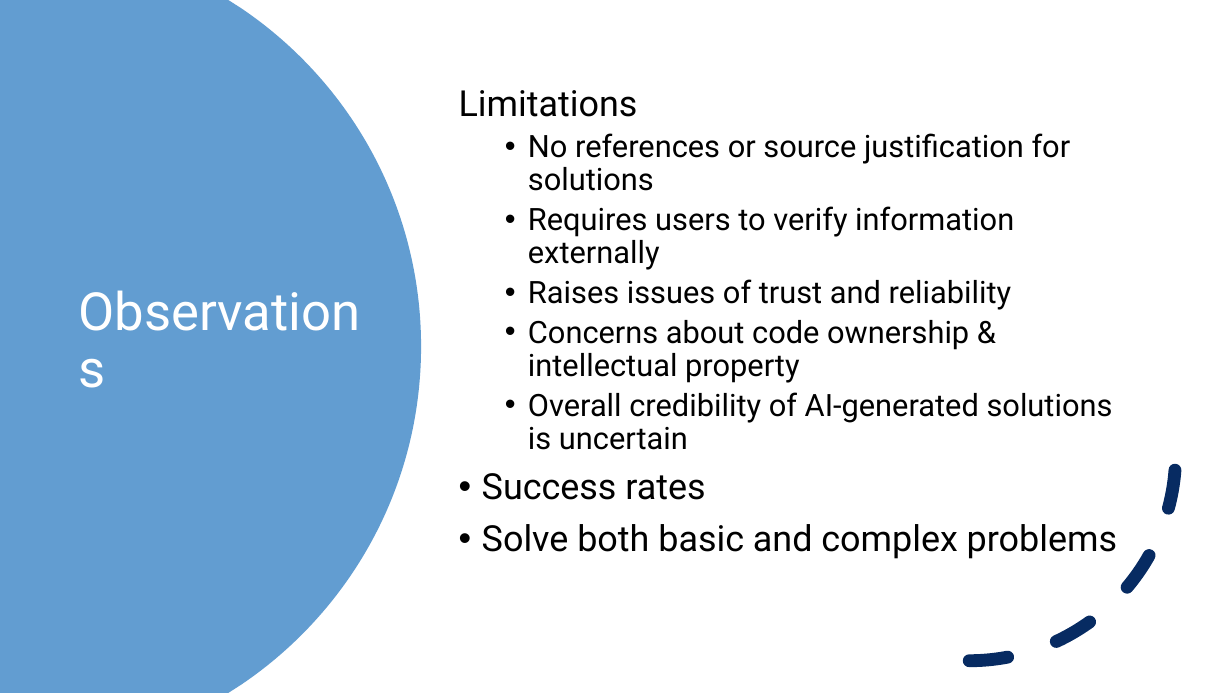
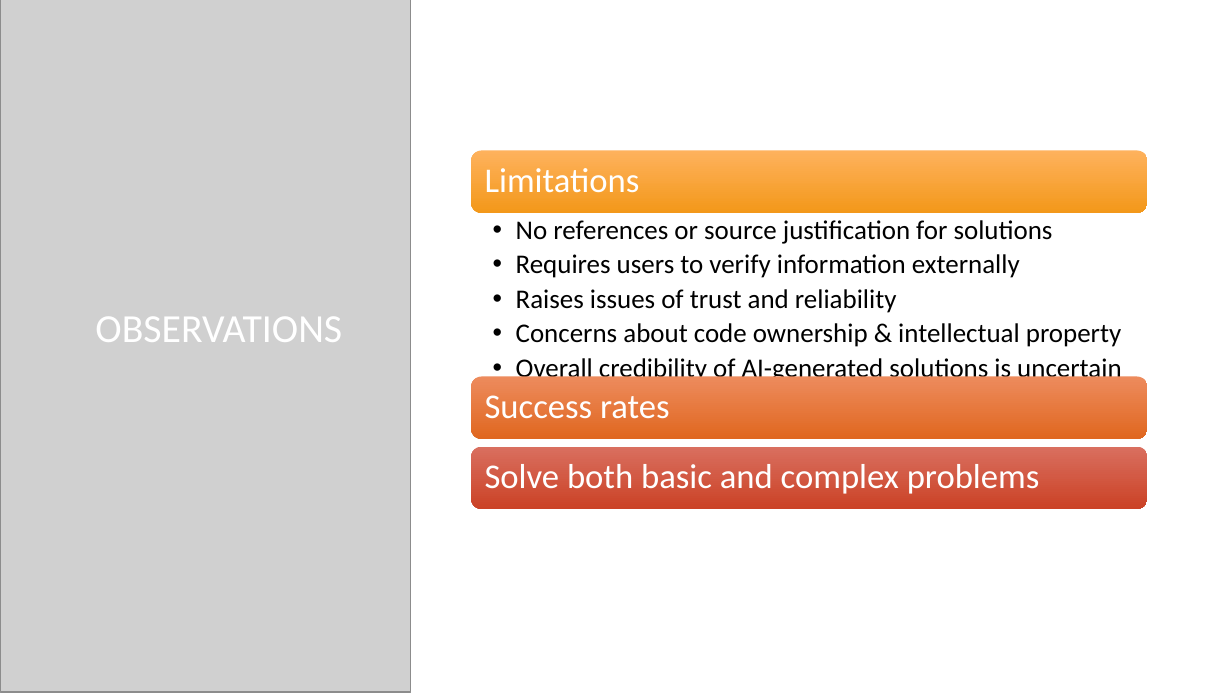
Before and after one commit to M0ck1ngjay178/CMSC-4200-AI, a slide deck: slide 15 of Project/slides/CMSC-4200-Group1-Project.pptx (slide 11 before the commit). Drawn at 1232x693 pixels with LibreOffice and Linux fonts; fonts in the diff are those of the drawing; grey boxes stand for pictures; background and template pictures are left out. Boxes give left, top, right and bottom in pixels: in the first picture for what was removed or moved away, otherwise in the second. Text is boxed around its words. In the diff, an @@ line names an element or a change of style, - is before the commit and + after.

```diff
--- a/Project/slides/CMSC-4200-Group1-Project.pptx
+++ b/Project/slides/CMSC-4200-Group1-Project.pptx
@@ freeform shape removed at <box>0,0,421,693</box> @@
@@ rectangle added at <box>0,0,1232,693</box>, fill #FFFFFF @@
@@ picture added at <box>0,0,410,693</box> @@
@@ picture added at <box>0,0,410,692</box> @@
@@ text at <box>459,90,638,117</box>: paragraph removed @@
-Limitations
@@ text "No references or source justification ...": place and size @@
-text "No references or source justification ..." at <box>459,90,1117,559</box>
+text "No references or source justification ..." at <box>516,220,1121,384</box>
@@ text "No references or source justification ..." at <box>516,220,1121,384</box>: size 24 to 21 pt, font Roboto to Calibri; indent changed; vertical alignment middle to top @@
@@ arc (boxed as its full ellipse) removed at <box>763,249,1177,662</box> @@
@@ title at <box>95,317,342,342</box>: text changed; size 41 to 31 pt; font Roboto to Calibri @@
-Observations
+OBSERVATIONS
@@ text at <box>482,473,1117,559</box>: paragraphs removed @@
-• Success rates
-• Solve both basic and complex problems
@@ group added at <box>471,151,1148,508</box>: 3 rounded rectangles, 3 texts @@
+Limitations
+Success rates
+Solve both basic and complex problems
@@ group added at <box>0,0,1188,693</box>: 9 freeform shapes, 1 rectangle @@
@@ group added at <box>0,0,108,692</box>: 7 freeform shapes, 1 rectangle @@
@@ group added at <box>0,0,112,692</box>: 9 freeform shapes, 2 rectangles @@
```
Also in this commit, not shown: 9 other slides changed, 7 slides added, 3 slides removed, 1 other file.
